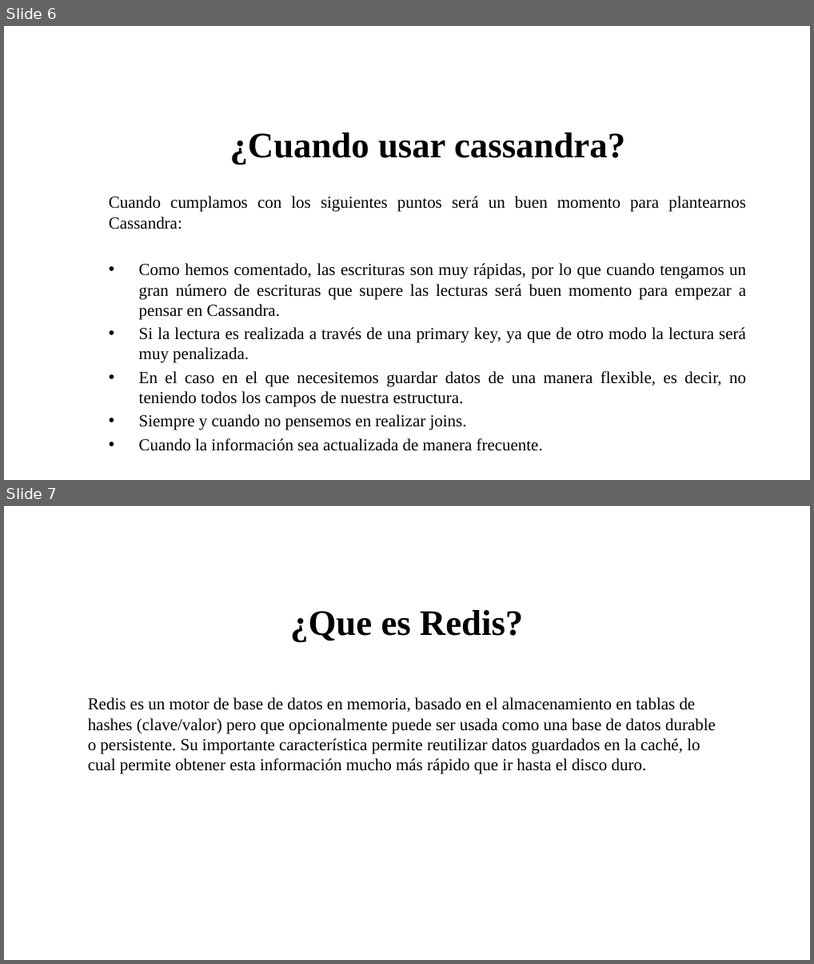
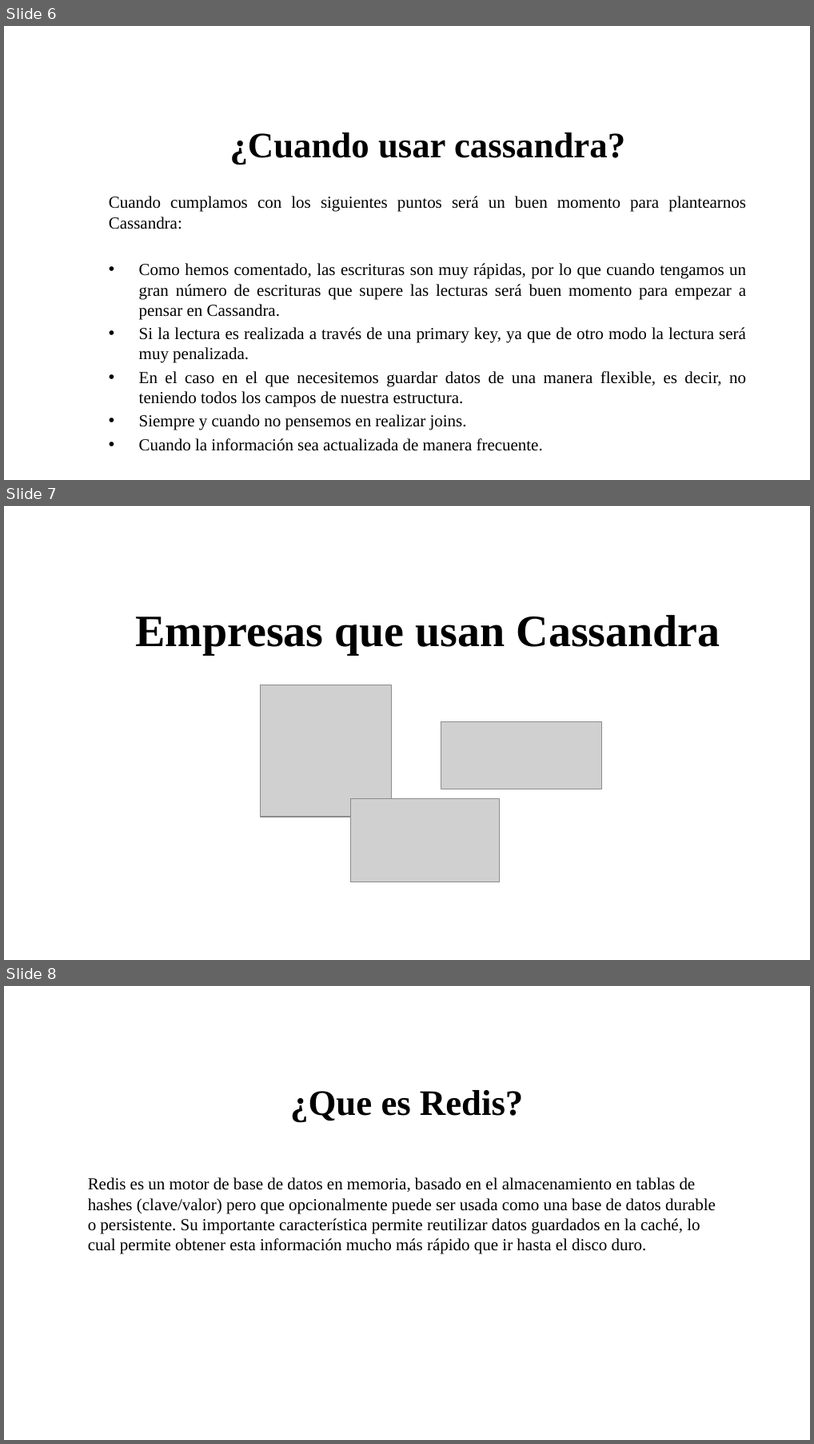
Before and after one commit to jnates/database_models, a slide deck: PresentaciónFinal.pptx. Shown one above the other, each under a label of ours: slides 6 and 7 before the commit, slides 6, 7 and 8 after it. The pictures are 814x964 and 814x1444 pixels, drawn with LibreOffice and Linux fonts; fonts in the diff are those of the drawing; grey boxes stand for pictures; background and template pictures are left out. Boxes give left, top, right and bottom in pixels: in the first picture for what was removed or moved away, otherwise in the second. Text is boxed around its words. In the diff, an @@ line names an element or a change of style, - is before the commit and + after.

Commit message:
update presentacion

```diff
--- a/PresentaciónFinal.pptx
+++ b/PresentaciónFinal.pptx
@@ slide 7 added at [4,506,810,960], background picture (left out) @@
@@ text added at [136,615,721,654], 40 pt, text #000000, bold @@
+Empresas que usan Cassandra
@@ picture added at [261,685,392,816] @@
@@ picture added at [441,722,602,789] @@
@@ picture added at [350,798,499,882] @@
@@ what was slide 7 is now slide 8 @@
```
